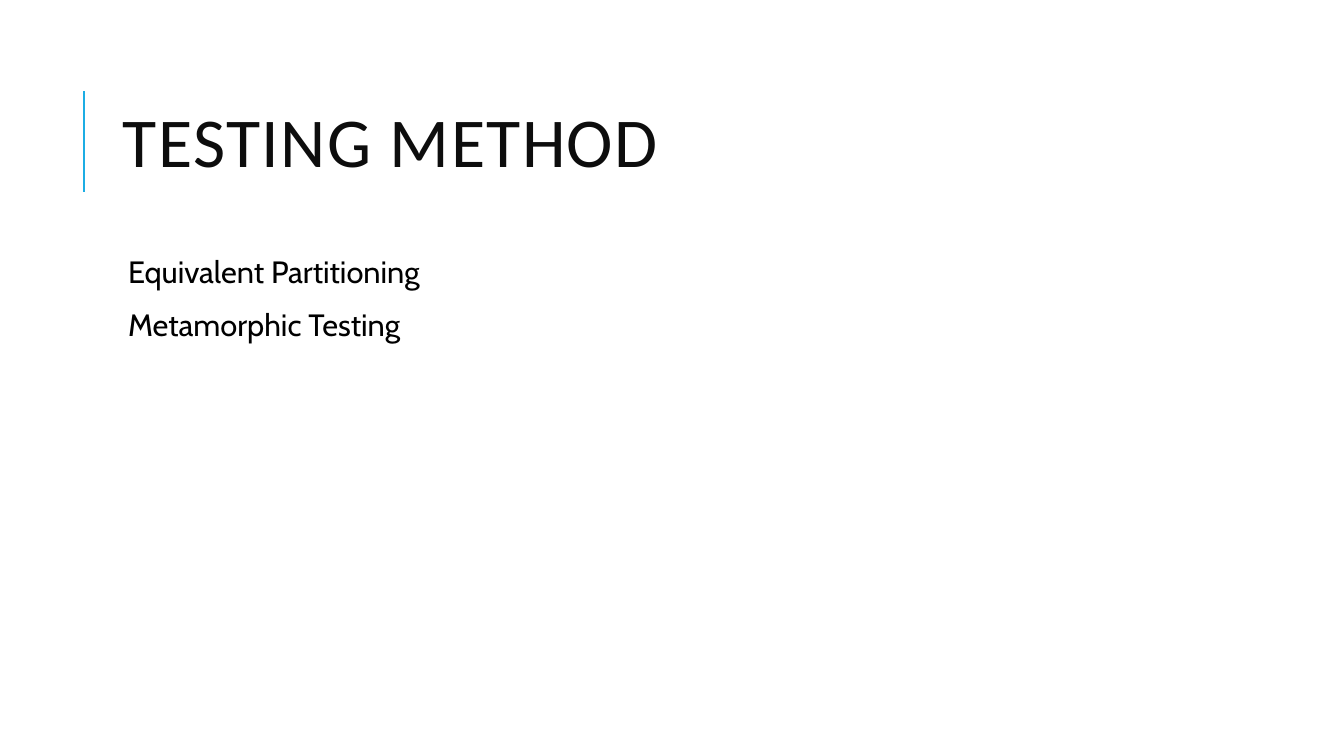
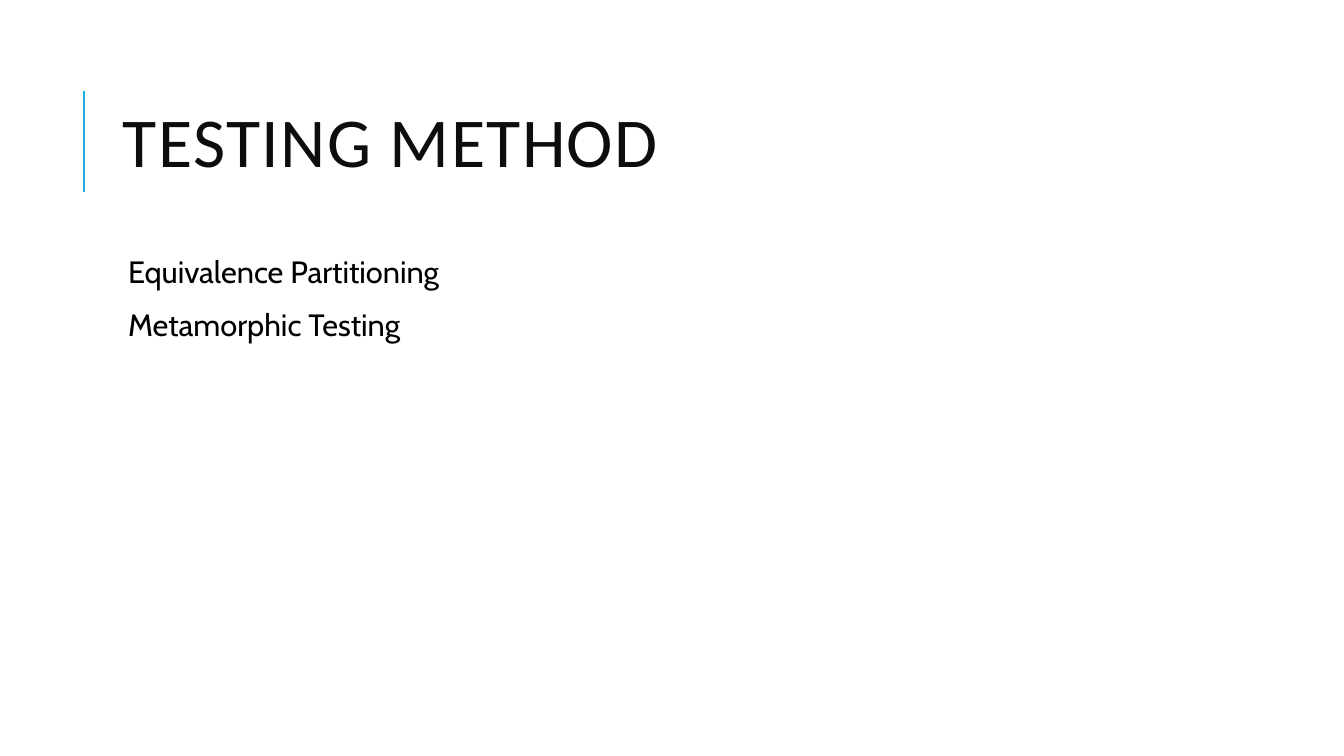
Before and after one commit to Swinburne-AV-Challenge-2021/Deliverable2, a slide deck: slide 4 of presentation/AVTest-Swinburne.pptx. Drawn at 1344x756 pixels with LibreOffice and Linux fonts; fonts in the diff are those of the drawing; background and template pictures are left out. Boxes give left, top, right and bottom in pixels: in the first picture for what was removed or moved away, otherwise in the second. Text is boxed around its words. In the diff, an @@ line names an element or a change of style, - is before the commit and + after.

```diff
--- a/presentation/AVTest-Swinburne.pptx
+++ b/presentation/AVTest-Swinburne.pptx
@@ text at bbox=[128, 260, 439, 290]: text changed @@
-  Equivalent Partitioning
+  Equivalence Partitioning
```
Also in this commit, not shown: 7 other slides changed, 8 slides added.
